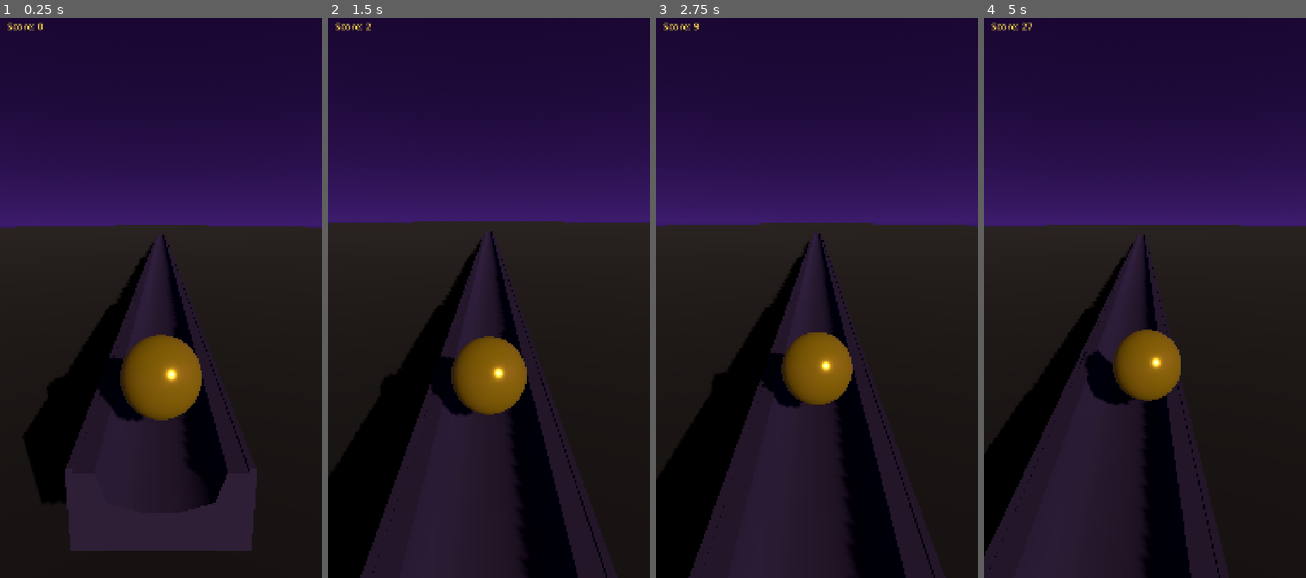
Above: before the commit, frames 1-4 (left to right).
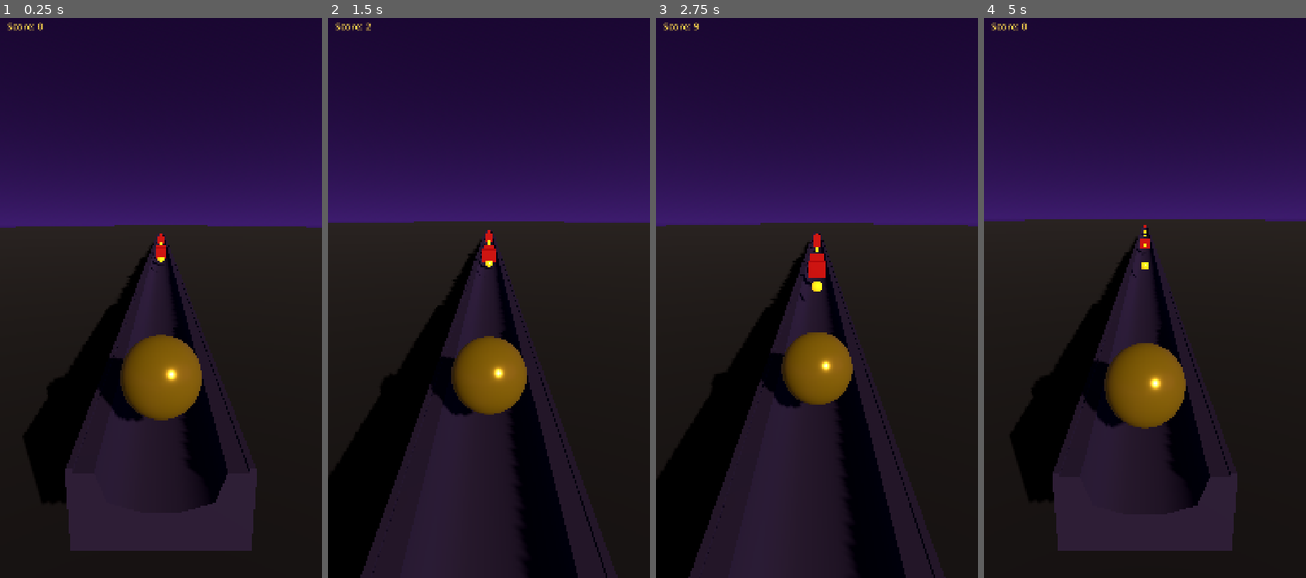
Above: after the commit, the same moments.

Repository: Ebrahassad/marble-rush
Game: Godot game, scene res://scenes/Main.tscn
Same seed, same stepped clock (60 frames per second), same inputs: the game is played once before the commit and once after it.
Inputs (mouse positions are in pixels of both pictures, inside the frame that each line leads up to):
- Up to frame 1 (0.25 s): no input
- Up to frame 2 (1.5 s): move the mouse to (559, 264) at 0.52 s; click (559, 264) at 0.67 s; drag from (424, 320) to (472, 404) at 1.27 s
- Up to frame 3 (2.75 s): move the mouse to (849, 163) at 2.02 s; click (849, 163) at 2.17 s
- Up to frame 4 (5 s): drag from (1128, 404) to (1048, 208) at 2.77 s; move the mouse to (1241, 376) at 3.52 s; click (1241, 376) at 3.67 s; click (1145, 331) at 4.25 s, where only the run after the commit has a clickable "Restart"

The runs differ from the first frame. In frame 1, 0.1% of the frame differs, in the area x 46-52%, y 38-45%; in frame 2, 0.2%; in frame 3, 0.4%; in frame 4, 14%, in the area x 0-100%, y 0-100%.

Commit message:
Add coins, obstacles with game-over collision, and combined scoring

Diff:
--- /dev/null
+++ b/scenes/Coin.tscn
@@ -0,0 +1,28 @@
+[gd_scene load_steps=4 format=3]
+
+[ext_resource type="Script" path="res://scripts/coin.gd" id="1"]
+
+[sub_resource type="SphereMesh" id="SphereMesh_1"]
+radius = 0.22
+height = 0.44
+
+[sub_resource type="StandardMaterial3D" id="StandardMaterial3D_1"]
+albedo_color = Color(1, 0.85, 0.2, 1)
+metallic = 0.9
+roughness = 0.1
+emission_enabled = true
+emission = Color(1, 0.75, 0.1, 1)
+emission_energy_multiplier = 1.0
+
+[sub_resource type="SphereShape3D" id="SphereShape3D_1"]
+radius = 0.25
+
+[node name="Coin" type="Area3D"]
+script = ExtResource("1")
+
+[node name="Mesh" type="MeshInstance3D" parent="."]
+mesh = SubResource("SphereMesh_1")
+surface_material_override/0 = SubResource("StandardMaterial3D_1")
+
+[node name="CollisionShape3D" type="CollisionShape3D" parent="."]
+shape = SubResource("SphereShape3D_1")
--- /dev/null
+++ b/scenes/Obstacle.tscn
@@ -0,0 +1,27 @@
+[gd_scene load_steps=5 format=3]
+
+[ext_resource type="Script" path="res://scripts/obstacle.gd" id="1"]
+
+[sub_resource type="BoxMesh" id="BoxMesh_1"]
+size = Vector3(0.9, 0.9, 0.4)
+
+[sub_resource type="StandardMaterial3D" id="StandardMaterial3D_1"]
+albedo_color = Color(0.7, 0.08, 0.1, 1)
+metallic = 0.3
+roughness = 0.4
+emission_enabled = true
+emission = Color(0.6, 0.05, 0.05, 1)
+emission_energy_multiplier = 0.4
+
+[sub_resource type="BoxShape3D" id="BoxShape3D_1"]
+size = Vector3(0.9, 0.9, 0.4)
+
+[node name="Obstacle" type="StaticBody3D"]
+script = ExtResource("1")
+
+[node name="Mesh" type="MeshInstance3D" parent="."]
+mesh = SubResource("BoxMesh_1")
+surface_material_override/0 = SubResource("StandardMaterial3D_1")
+
+[node name="CollisionShape3D" type="CollisionShape3D" parent="."]
+shape = SubResource("BoxShape3D_1")
--- a/scripts/ball_controller.gd
+++ b/scripts/ball_controller.gd
@@ -15,6 +15,7 @@
 var fast_falling: bool = false
 
 func _ready() -> void:
+	add_to_group("player")
 	var theme_data: Dictionary = ThemeManager.get_current_theme()
 	var ball_material := StandardMaterial3D.new()
 	ball_material.albedo_color = theme_data.ball_color
@@ -84,5 +85,9 @@
 		apply_central_impulse(Vector3(0, jump_impulse * mass, 0))
 		is_grounded = false
 
-func _on_body_entered(_body: Node) -> void:
-	is_grounded = true
+func _on_body_entered(body: Node) -> void:
+	if body.is_in_group("obstacles"):
+		GameManager.trigger_game_over()
+		freeze = true
+	else:
+		is_grounded = true
--- /dev/null
+++ b/scripts/coin.gd
@@ -0,0 +1,9 @@
+extends Area3D
+
+func _ready() -> void:
+	body_entered.connect(_on_body_entered)
+
+func _on_body_entered(body: Node) -> void:
+	if body.is_in_group("player"):
+		GameManager.add_coin_score(10)
+		queue_free()
--- a/scripts/game_manager.gd
+++ b/scripts/game_manager.gd
@@ -3,12 +3,18 @@
 signal game_over
 
 var is_game_over: bool = false
+var coin_score: int = 0
 
 func reset() -> void:
 	is_game_over = false
+	coin_score = 0
 
 func trigger_game_over() -> void:
 	if is_game_over:
 		return
 	is_game_over = true
 	emit_signal("game_over")
+
+func add_coin_score(amount: int) -> void:
+	if not is_game_over:
+		coin_score += amount
--- a/scripts/hud.gd
+++ b/scripts/hud.gd
@@ -11,7 +11,8 @@
 func _process(_delta: float) -> void:
 	if ball and not GameManager.is_game_over:
 		var distance: int = int(-ball.global_position.z)
-		$ScoreLabel.text = "Score: %d" % max(distance, 0)
+		var total: int = max(distance, 0) + GameManager.coin_score
+		$ScoreLabel.text = "Score: %d" % total
 
 func _on_game_over() -> void:
 	$GameOverPanel.visible = true
--- /dev/null
+++ b/scripts/obstacle.gd
@@ -0,0 +1,4 @@
+extends StaticBody3D
+
+func _ready() -> void:
+	add_to_group("obstacles")
--- a/scripts/track_manager.gd
+++ b/scripts/track_manager.gd
@@ -1,6 +1,8 @@
 extends Node3D
 
 @export var track_piece_scene: PackedScene = preload("res://scenes/TrackPiece.tscn")
+@export var obstacle_scene: PackedScene = preload("res://scenes/Obstacle.tscn")
+@export var coin_scene: PackedScene = preload("res://scenes/Coin.tscn")
 @export var piece_length: float = 2.19
 @export var pieces_ahead: int = 50
 @export var ball_path: NodePath
@@ -8,9 +10,12 @@
 var ball: Node3D
 var active_pieces: Array[Node3D] = []
 var next_z: float = 0.0
+var piece_count: int = 0
+var rng := RandomNumberGenerator.new()
 
 func _ready() -> void:
 	ball = get_node(ball_path)
+	rng.randomize()
 	for i in range(pieces_ahead):
 		_spawn_piece()
 
@@ -32,4 +37,17 @@
 	add_child(piece)
 	piece.global_position = Vector3(0, 0, next_z)
 	active_pieces.append(piece)
+
+	piece_count += 1
+	if piece_count > 6:
+		var roll: float = rng.randf()
+		if roll < 0.12:
+			var obstacle: Node3D = obstacle_scene.instantiate()
+			add_child(obstacle)
+			obstacle.global_position = Vector3(0, 1.55, next_z)
+		elif roll < 0.32:
+			var coin: Node3D = coin_scene.instantiate()
+			add_child(coin)
+			coin.global_position = Vector3(0, 1.5, next_z)
+
 	next_z -= piece_length
